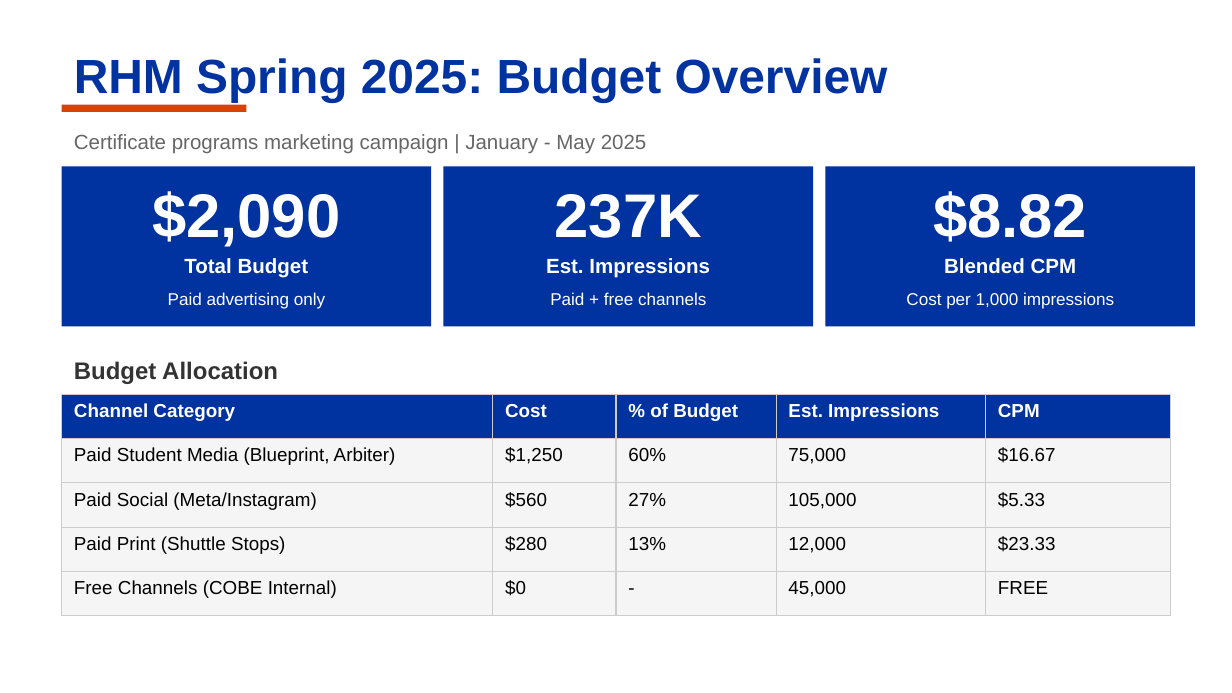
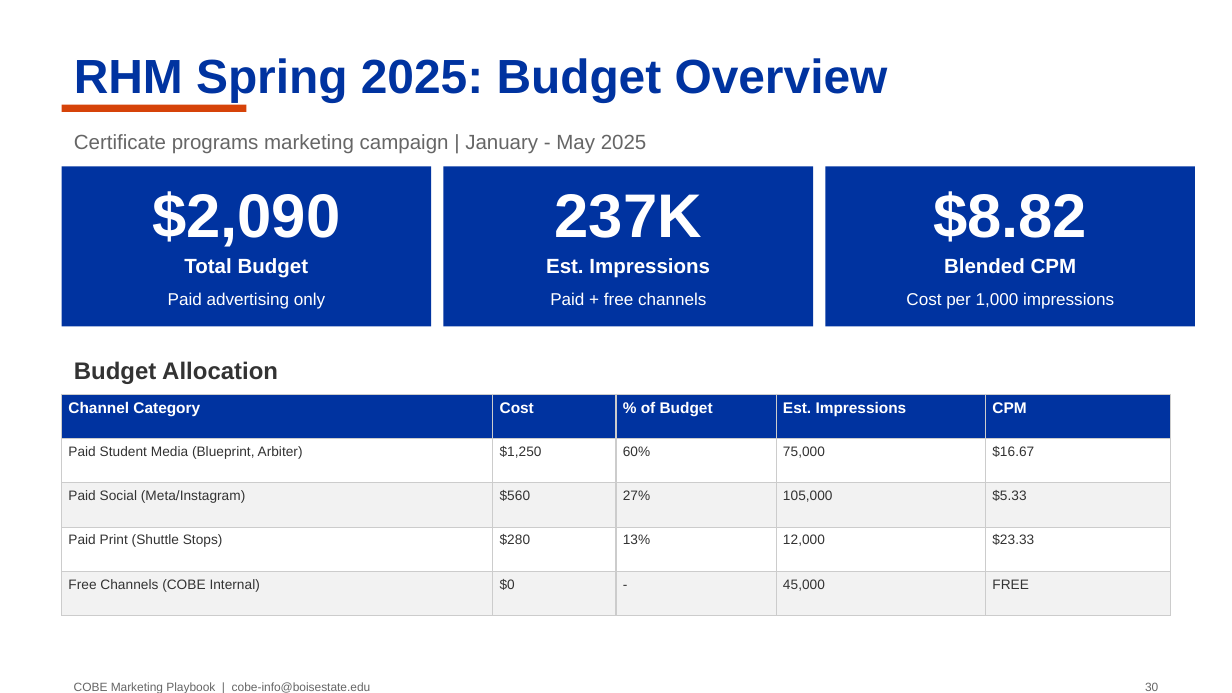
Before and after one commit to BenHowerton/RHM-Marketing-Handbook, a slide deck: slide 30 of COBE Marketing Playbook Updated (2).pptx. Drawn at 1232x693 pixels with LibreOffice and Linux fonts; fonts in the diff are those of the drawing. Boxes give left, top, right and bottom in pixels: in the first picture for what was removed or moved away, otherwise in the second. Text is boxed around its words. In the diff, an @@ line names an element or a change of style, - is before the commit and + after.

```diff
--- a/COBE Marketing Playbook Updated (2).pptx
+++ b/COBE Marketing Playbook Updated (2).pptx
@@ table at <box>62,394,1170,693</box> @@
@@ fill #F5F5F5 to #FFFFFF in 10 cells @@
@@ fill #F5F5F5 to #F2F2F2 in 10 cells @@
@@ size 11 to 9 pt in "Channel Category", "Cost", "% of Budget", "Est. Impressions" and 1 more places @@
@@ size 11 to 8 pt, text colour #000000 to #333333 in "Paid Student Media (Blueprint, Arbiter)", "$1,250", "60%", "75,000" and 16 more places @@
@@ text added at <box>74,682,371,693</box>, 7 pt, text #666666 @@
+COBE Marketing Playbook | cobe-info@boisestate.edu
@@ text added at <box>1145,683,1158,691</box>, 7 pt, text #666666 @@
+30
```
Also in this commit, not shown: 26 other slides changed, 1 other file.
